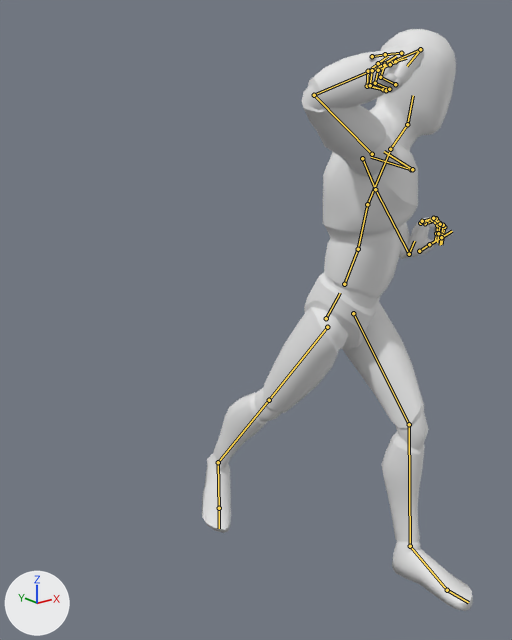
The glTF model tools/blender/pilum_throw.glb, before and after one commit.
One viewpoint serves both versions: a 50 mm lens placed at (-1.55, -1.82, 1.52), pointed at (-0.1, 0.0, 0.79). Lighting does not change. The marker at lower left points along +X, +Y and +Z. The first picture is the older version. Both versions are drawn at frame 21 of the action 'Pilum_Throw'; the numbers are the values there. The bones that change, and the others that lie on the model, are drawn over the model as lines.

The first picture shows 'Mannequin'.
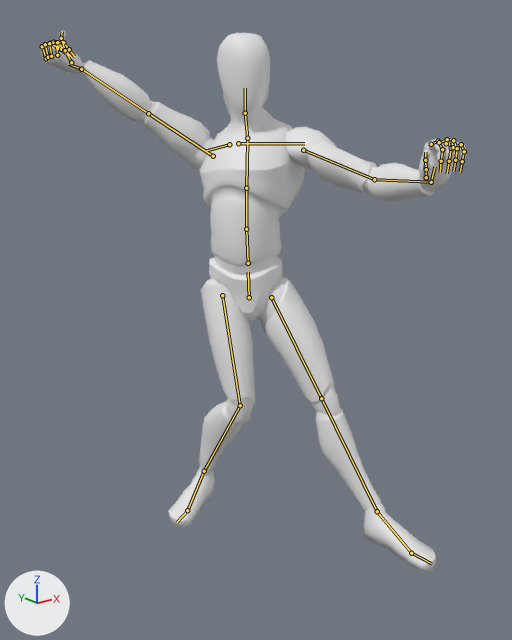
Location of each change, [x1, y1, x2, y2] in pixels of the pictures (512 x 640 px):
'Mannequin', posed (57% wider, 7% shorter): before [202, 29, 473, 611]; after [41, 31, 466, 571]
bone 'pelvis', root to tip: before (326, 318) to (340, 293); after (249, 297) to (248, 272)
bone 'spine_01', root to tip: before (344, 284) to (358, 249); after (248, 263) to (246, 229)
bone 'spine_02', root to tip: before (358, 249) to (367, 204); after (246, 229) to (246, 188)
bone 'spine_03', root to tip: before (367, 204) to (389, 152); after (246, 188) to (247, 140)
bone 'upperarm_l', root to tip: before (362, 158) to (375, 189); after (303, 150) to (374, 179)
bone 'lowerarm_l', root to tip: before (375, 189) to (409, 254); after (374, 179) to (431, 182)
bone 'hand_l', root to tip: before (409, 254) to (414, 241); after (431, 182) to (435, 166)
bone 'upperarm_r', root to tip: before (372, 154) to (314, 95); after (213, 156) to (148, 113)
bone 'lowerarm_r', root to tip: before (314, 95) to (420, 49); after (148, 113) to (81, 69)
bone 'hand_r', root to tip: before (420, 49) to (407, 66); after (81, 69) to (68, 64)
bone 'Head', root to tip: before (407, 124) to (413, 95); after (245, 113) to (245, 88)
bone 'thigh_l', root to tip: before (353, 313) to (409, 424); after (271, 297) to (321, 398)
bone 'calf_l', root to tip: before (409, 424) to (410, 546); after (321, 398) to (377, 511)
bone 'foot_l', root to tip: before (410, 546) to (447, 590); after (377, 511) to (411, 553)
bone 'thigh_r', root to tip: before (327, 327) to (269, 400); after (222, 295) to (240, 405)
bone 'calf_r', root to tip: before (269, 400) to (218, 462); after (240, 405) to (204, 471)
bone 'foot_r', root to tip: before (218, 462) to (219, 508); after (204, 471) to (187, 510)

The change, as a list of edits to the scene's bpy script:
```text
Change bone_pelvis:
    where bone_pelvis = bpy.data.objects['Armature'].pose.bones['pelvis']  # child of 'root'
    bone_pelvis.location: (0.004, -0.005, 0.303) -> (0.0, -0.121, -0.081)
    bone_pelvis.rotation_quaternion: (0.983, 0.104, 0.14, -0.054) -> (0.918, -0.032, -0.387, 0.085)  # degrees (11, 17, -5) -> degrees (-10, -45, 15)
Change bone_spine_01:
    where bone_spine_01 = bpy.data.objects['Armature'].pose.bones['spine_01']  # child of 'pelvis'
    bone_spine_01.rotation_quaternion: (1.0, 0.0, 0.0, 0.0) -> (0.997, -0.014, -0.078, 0.023)  # degrees (0, 0, 0) -> degrees (-2, -9, 3)
Change bone_spine_02:
    where bone_spine_02 = bpy.data.objects['Armature'].pose.bones['spine_02']  # child of 'spine_01'
    bone_spine_02.rotation_quaternion: (1.0, 0.0, 0.0, 0.0) -> (0.997, -0.018, -0.072, 0.005)  # degrees (0, 0, 0) -> degrees (-2, -8, 1)
Change bone_spine_03:
    where bone_spine_03 = bpy.data.objects['Armature'].pose.bones['spine_03']  # child of 'spine_02'
    bone_spine_03.rotation_quaternion: (0.963, 0.072, 0.232, -0.118) -> (0.997, -0.02, -0.069, 0.001)  # degrees (5, 28, -13) -> degrees (-2, -8, 0)
Change bone_upperarm_l:
    where bone_upperarm_l = bpy.data.objects['Armature'].pose.bones['upperarm_l']  # child of 'clavicle_l'
    bone_upperarm_l.rotation_quaternion: (0.914, 0.227, 0.331, -0.048) -> (0.96, -0.083, -0.193, -0.183)  # degrees (30, 39, 5) -> degrees (-6, -24, -20)
Change bone_lowerarm_l:
    where bone_lowerarm_l = bpy.data.objects['Armature'].pose.bones['lowerarm_l']  # child of 'upperarm_l'
    bone_lowerarm_l.rotation_quaternion: (0.718, 0.696, 0.0, 0.0) -> (0.95, 0.312, 0.0, 0.0)  # degrees (88, 0, 0) -> degrees (36, 0, 0)
Change bone_hand_l:
    where bone_hand_l = bpy.data.objects['Armature'].pose.bones['hand_l']  # child of 'lowerarm_l'
    bone_hand_l.rotation_quaternion: (0.398, -0.109, 0.241, 0.878) -> (0.811, 0.261, 0.186, 0.49)  # degrees (21, 23, 136) -> degrees (37, 3, 63)
Change bone_upperarm_r:
    where bone_upperarm_r = bpy.data.objects['Armature'].pose.bones['upperarm_r']  # child of 'clavicle_r'
    bone_upperarm_r.rotation_quaternion: (0.806, -0.289, 0.426, -0.292) -> (0.444, 0.422, 0.777, 0.147)  # degrees (-57, 31, -57) -> degrees (-47, 146, -72)
Change bone_lowerarm_r:
    where bone_lowerarm_r = bpy.data.objects['Armature'].pose.bones['lowerarm_r']  # child of 'upperarm_r'
    bone_lowerarm_r.rotation_quaternion: (0.572, 0.82, 0.0, 0.0) -> (1.0, -0.015, 0.0, 0.0)  # degrees (110, 0, 0) -> degrees (-2, 0, 0)
Change bone_hand_r:
    where bone_hand_r = bpy.data.objects['Armature'].pose.bones['hand_r']  # child of 'lowerarm_r'
    bone_hand_r.rotation_quaternion: (-0.234, -0.467, -0.054, -0.851) -> (0.706, -0.267, 0.656, -0.012)  # degrees (29, -50, 135) -> degrees (-91, 67, -69)
Change bone_head:
    where bone_head = bpy.data.objects['Armature'].pose.bones['Head']  # child of 'neck_01'
    bone_head.rotation_quaternion: (0.944, -0.111, -0.278, 0.137) -> (0.891, 0.07, 0.448, -0.012)  # degrees (-19, -30, 22) -> degrees (11, 53, 4)
Change bone_thigh_l:
    where bone_thigh_l = bpy.data.objects['Armature'].pose.bones['thigh_l']  # child of 'pelvis'
    bone_thigh_l.rotation_quaternion: (0.889, -0.435, 0.143, 0.031) -> (0.882, -0.226, -0.374, -0.179)  # degrees (-53, 16, -4) -> degrees (-23, -48, -13)
Change bone_calf_l:
    where bone_calf_l = bpy.data.objects['Armature'].pose.bones['calf_l']  # child of 'thigh_l'
    bone_calf_l.rotation_quaternion: (0.965, 0.262, 0.0, 0.0) -> (0.999, -0.034, 0.0, 0.0)  # degrees (30, 0, 0) -> degrees (-4, 0, 0)
Change bone_foot_l:
    where bone_foot_l = bpy.data.objects['Armature'].pose.bones['foot_l']  # child of 'calf_l'
    bone_foot_l.rotation_quaternion: (0.996, 0.084, -0.015, -0.027) -> (0.94, 0.336, -0.054, -0.014)  # degrees (10, -1, -3) -> degrees (40, -5, -4)
Change bone_thigh_r:
    where bone_thigh_r = bpy.data.objects['Armature'].pose.bones['thigh_r']  # child of 'pelvis'
    bone_thigh_r.rotation_quaternion: (0.951, 0.217, 0.221, -0.001) -> (0.919, -0.157, -0.359, -0.049)  # degrees (27, 25, 6) -> degrees (-20, -42, 2)
Change bone_calf_r:
    where bone_calf_r = bpy.data.objects['Armature'].pose.bones['calf_r']  # child of 'thigh_r'
    bone_calf_r.rotation_quaternion: (0.999, -0.034, 0.0, 0.0) -> (0.908, 0.418, 0.0, 0.0)  # degrees (-4, 0, 0) -> degrees (49, 0, 0)
Change bone_foot_r:
    where bone_foot_r = bpy.data.objects['Armature'].pose.bones['foot_r']  # child of 'calf_r'
    bone_foot_r.rotation_quaternion: (0.956, 0.075, 0.284, 0.023) -> (0.857, -0.173, 0.371, 0.313)  # degrees (11, 33, 6) -> degrees (-6, 48, 38)
```
